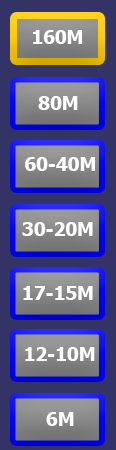
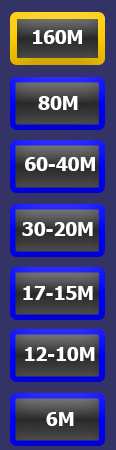
Comparing the layer stacks of the two (116, 450) images. Changes:
painted on "Button7" over (x1=15, y1=398, x2=99, y2=441)
painted on "Button6" over (x1=15, y1=334, x2=99, y2=377)
painted on "Button5" over (x1=15, y1=272, x2=99, y2=315)
painted on "Button4" over (x1=15, y1=209, x2=99, y2=252)
painted on "Button3" over (x1=15, y1=145, x2=99, y2=188)
painted on "Button2" over (x1=15, y1=82, x2=99, y2=125)
painted on "Button1" over (x1=17, y1=19, x2=98, y2=58)